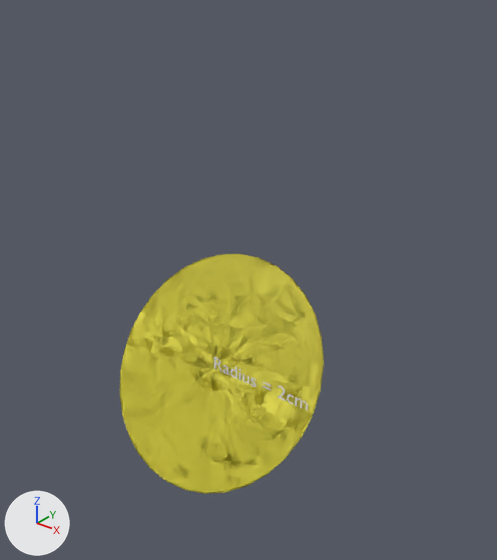
The glTF model app/src/main/res/raw/circler2.glb, before and after one commit.
Before and after are seen from a 50 mm lens placed at (0.326, -0.36, 0.316), pointed at (0.025, 0.016, 0.083). The lights are fixed; the arrows at lower left show +X, +Y and +Z.

Before the edit, the objects in view are built like this:
```python
me_sphere = bpy.data.meshes.new('Sphere')
me_sphere.from_pydata(...)  # a UV sphere (32 segments, 16 rings, poles along z) spanning x -1.0..1.0, y -1.0..1.0, z -1.0..1.0
me_sphere.materials.append(mat_material_002)  # yellow #e7de44
me_text = bpy.data.meshes.new('Text')
me_text.from_pydata(...)  # 890 vertices, 872 faces; spans x 0.08..5.44, y -0.01..0.69, z 0.0
ob_sphere = bpy.data.objects.new('Sphere', me_sphere)
ob_sphere.location = (0.0, 0.0, 0.0)
ob_sphere.rotation_euler = (0.923, 0.0, 0.0)  # degrees (53, 0, 0)
ob_sphere.scale = (0.1, 0.1, 0.0)
ob_text = bpy.data.objects.new('Text', me_text)
ob_text.location = (0.0, 0.0, 0.0)
ob_text.rotation_euler = (1.56, 0.0, 0.0)  # degrees (89, 0, 0)
ob_text.scale = (0.0174, 0.0174, 0.0174)
```
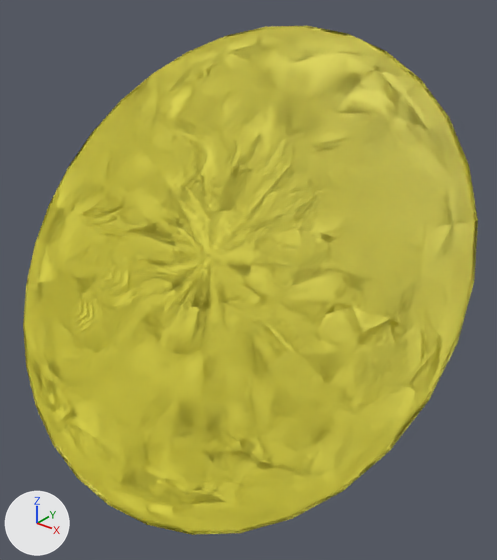
The newer file is also rescaled (x2.0), turned or shifted as a whole; pictures and numbers use the older file's frame.

What differs and where, as boxes [x1, y1, x2, y2] in the pictures (497 x 560 px):
'Sphere', moved, rescaled (122% wider, 112% taller): before [120, 254, 324, 494]; after [23, 26, 478, 535]
'Text', recoloured: [214, 357, 308, 411] in both

The change, as a list of edits to the scene's bpy script:
```text
Add mat_material:
    mat_material = principled_material('Material')
    mat_material.base_color = (0.0, 0.0, 0.0)  # black #000000
Change me_text:
    where me_text.from_pydata(...)  # 890 vertices, 872 faces; spans x 0.08..5.44, y -0.01..0.69, z 0.0
    add me_text.materials.append(mat_material)  # black #000000
Change ob_sphere:
    ob_sphere.location: (0.0, 0.0, 0.0) -> (0.0, 0.0, 0.1)
    ob_sphere.scale: (0.1, 0.1, 0.0) -> (0.2, 0.2, 0.0)
```
